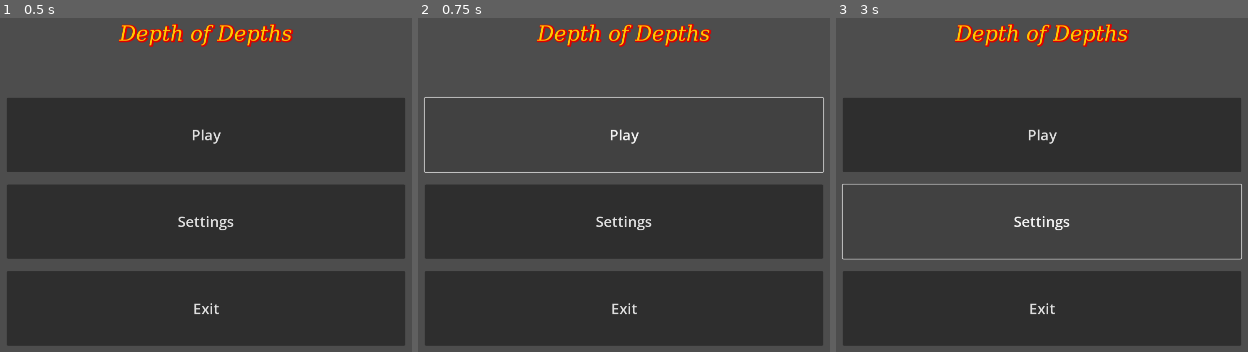
Above: before the commit, frames 1-3 (left to right).
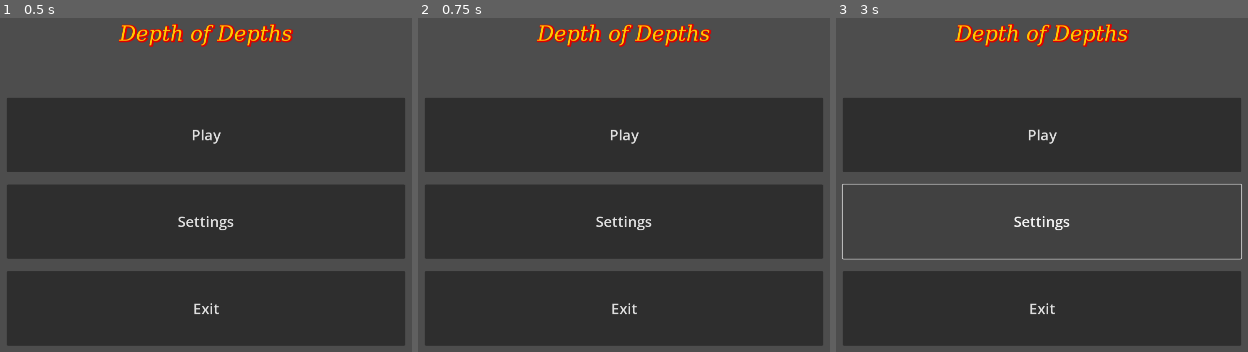
Above: after the commit, the same moments.

Repository: KaarenTenson/GameJam2025GreenMoneyQuack
Game: Godot game, scene res://scenes/main.tscn
Two runs of this game, one before a commit and one after it. Both use one fixed random seed, a clock stepped at 60 frames per second and the inputs below. The project has no main scene, so this scene is started directly.
Inputs:
- Up to frame 1 (0.5 s): no input
- Up to frame 2 (0.75 s): click "Play" at 0.5 s
- Up to frame 3 (3 s): click "Play" at 1.25 s; click "Play" at 2 s; click "Settings" at 2.75 s

Frame 1 is identical in both runs. In frame 2, 0.7% of the frame differs, in the area x 1-99%, y 23-47%; in frame 3, nothing differs.

Commit message:
mudatused

Diff:
--- /dev/null
+++ b/gamejam2025greenmoneyquack/audio/default_bus_layout.tres
@@ -0,0 +1,15 @@
+[gd_resource type="AudioBusLayout" format=3 uid="uid://b2kky34vpdw7h"]
+
+[resource]
+bus/1/name = &"Music"
+bus/1/solo = false
+bus/1/mute = false
+bus/1/bypass_fx = false
+bus/1/volume_db = 0.0
+bus/1/send = &"Master"
+bus/2/name = &"SFX"
+bus/2/solo = false
+bus/2/mute = false
+bus/2/bypass_fx = false
+bus/2/volume_db = 0.0
+bus/2/send = &"Master"
--- a/gamejam2025greenmoneyquack/project.godot
+++ b/gamejam2025greenmoneyquack/project.godot
@@ -14,6 +14,10 @@
 config/features=PackedStringArray("4.4", "GL Compatibility")
 config/icon="res://icon.svg"
 
+[audio]
+
+buses/default_bus_layout="res://audio/default_bus_layout.tres"
+
 [autoload]
 
 Global="*res://scripts/global.gd"
--- a/gamejam2025greenmoneyquack/scenes/main.tscn
+++ b/gamejam2025greenmoneyquack/scenes/main.tscn
@@ -1,8 +1,9 @@
-[gd_scene load_steps=2 format=3 uid="uid://ctbk2e3ixxtnd"]
+[gd_scene load_steps=3 format=3 uid="uid://ctbk2e3ixxtnd"]
 
 [ext_resource type="Theme" uid="uid://cp2faysunucaq" path="res://themes/mainMenuTheme.tres" id="1_o5qli"]
+[ext_resource type="Script" uid="uid://b232ofo6yrhpi" path="res://scripts/main_menu_script.gd" id="2_0wfyh"]
 
-[node name="Main Menu" type="VBoxContainer"]
+[node name="Main Menu" type="VBoxContainer" node_paths=PackedStringArray("play_button", "settings_button", "exit_button")]
 anchors_preset = 15
 anchor_right = 1.0
 anchor_bottom = 1.0
@@ -11,6 +12,10 @@
 size_flags_horizontal = 3
 size_flags_vertical = 3
 theme = ExtResource("1_o5qli")
+script = ExtResource("2_0wfyh")
+play_button = NodePath("VBoxContainer/HBoxContainer/VBoxContainer/Play")
+settings_button = NodePath("VBoxContainer/HBoxContainer/VBoxContainer/Settings")
+exit_button = NodePath("VBoxContainer/HBoxContainer/VBoxContainer/Exit")
 
 [node name="HBoxContainer" type="HBoxContainer" parent="."]
 layout_mode = 2
--- a/gamejam2025greenmoneyquack/scenes/player.gd
+++ /dev/null
@@ -1 +0,0 @@
-extends CharacterBody2D
--- a/gamejam2025greenmoneyquack/scenes/test.tscn
+++ /dev/null
@@ -1,3 +0,0 @@
-[gd_scene format=3 uid="uid://bm01t6p4asu4h"]
-
-[node name="Node2D" type="Node2D"]
--- /dev/null
+++ b/gamejam2025greenmoneyquack/scripts/main_menu_script.gd
@@ -0,0 +1,11 @@
+extends VBoxContainer
+
+@export var play_button: Button
+@export var settings_button: Button
+@export var exit_button: Button
+
+# Called when the node enters the scene tree for the first time.
+func _ready() -> void:
+	play_button.pressed.connect(func(): get_tree().change_scene_to_file("res://scenes/main.tscn"))
+	settings_button.pressed.connect(func(): print("yes"))
+	exit_button.pressed.connect(func(): get_tree().quit(0))
--- a/gamejam2025greenmoneyquack/test.tscn
+++ /dev/null
@@ -1,3 +0,0 @@
-[gd_scene format=3 uid="uid://bm01t6p4asu4h"]
-
-[node name="Node2D" type="Node2D"]
--- /dev/null
+++ b/gamejam2025greenmoneyquack/themes/settings.tscn
@@ -0,0 +1,24 @@
+[gd_scene format=3 uid="uid://bl80k718t2rmq"]
+
+[node name="settings" type="VBoxContainer"]
+anchors_preset = -1
+anchor_right = 0.649
+anchor_bottom = 0.67
+offset_right = 0.919922
+offset_bottom = 0.399963
+grow_horizontal = 2
+grow_vertical = 2
+
+[node name="Label" type="Label" parent="."]
+layout_mode = 2
+size_flags_vertical = 3
+text = "Settings
+"
+horizontal_alignment = 1
+vertical_alignment = 1
+
+[node name="HBoxContainer" type="HBoxContainer" parent="."]
+layout_mode = 2
+
+[node name="HBoxContainer2" type="HBoxContainer" parent="."]
+layout_mode = 2
Not shown, removed: gamejam2025greenmoneyquack/scenes/player.gd.uid
Not shown, added: gamejam2025greenmoneyquack/scripts/main_menu_script.gd.uid
